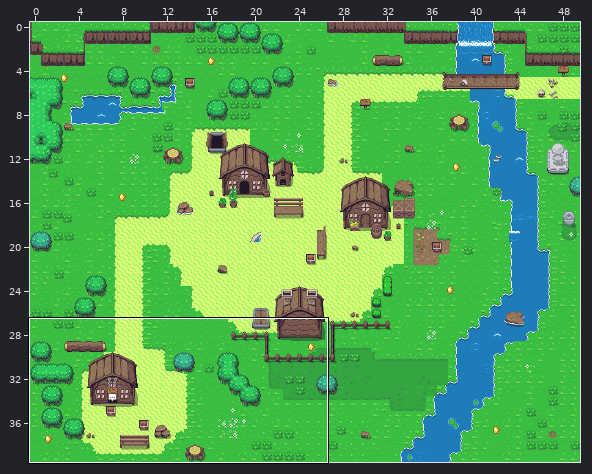
One commit to this Tiled map (JSON): assets/tilemap/level1.json. The first picture is a wide view before the edit; the outline marks the close-up.
Close-up. Before the commit:
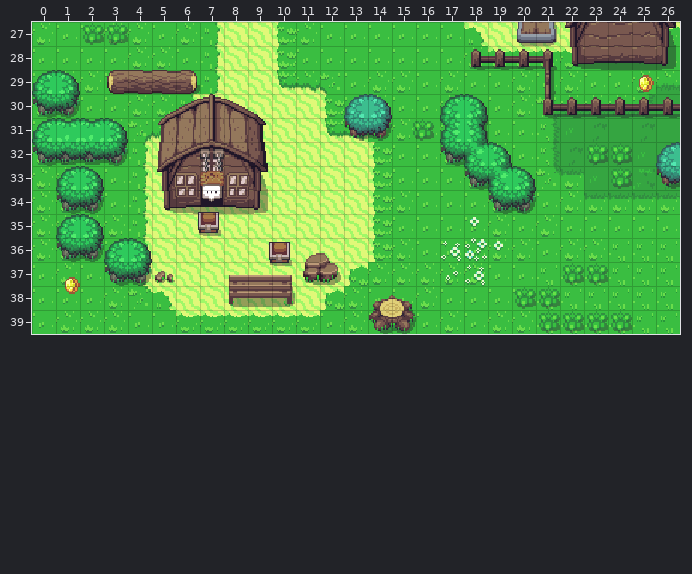
Cells are 16x16 px. Shown: x 0..26, y 27..39. The commit also changed other parts of the map, which this record leaves out.
The result:
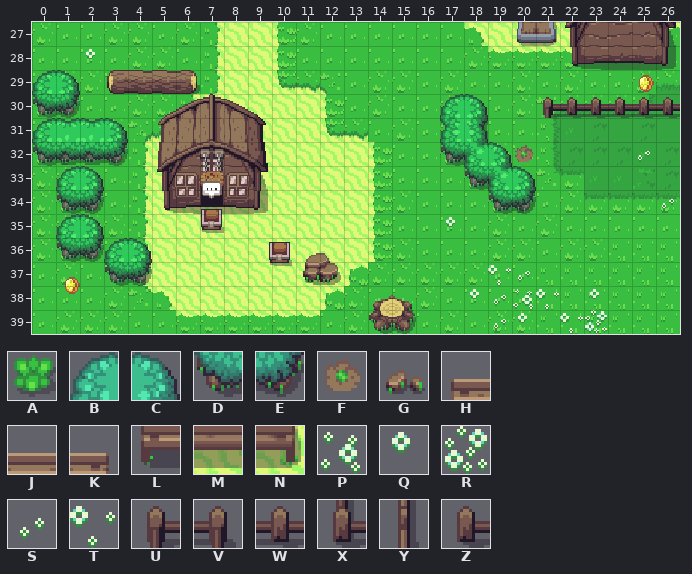
Key: from "objects": A 2, B 412, C 413, D 445, E 446; from "overworld": F 1, G 210, H 268, J 269, K 270, L 308, M 309, N 310, P 320, Q 321, R 443, S 482, T 483, U 682, V 683, W 684, X 722, Y 724, Z 760.
_ is an empty cell.
Objects are placed by their top-left corner, in cells (3,4 is the top-left corner of cell 3,4); size is 1x1 cell unless given.
Tiles of an added or newly shown layer are drawn over the layers below it.
See-through tiles are keyed as they look on the map.
Changes in this commit:
{"where": "layer \"deco\" (added)"}
{"y":28,"x":2,"old":"_","new":"Q"}
{"y":32,"x":20,"old":"_","new":"F"}
{"y":32,"x":25,"old":"_","new":"S"}
{"y":34,"x":26,"old":"_","new":"S"}
{"y":35,"x":17,"old":"_","new":"Q"}
{"y":37,"x":19,"old":"__","new":"TS"}
{"y":38,"x":18,"old":"____","new":"QSPT"}
{"y":38,"x":23,"old":"_","new":"Q"}
{"y":39,"x":19,"old":"__","new":"SQ"}
{"y":39,"x":22,"old":"__","new":"TR"}
{"where": "layer \"details\""}
{"y":30,"x":13,"old":"BC","new":"__"}
{"y":31,"x":13,"old":"DE","new":"__"}
{"y":32,"x":23,"old":"AA","new":"__"}
{"y":32,"x":26,"old":"B","new":"_"}
{"y":33,"x":24,"old":"A","new":"_"}
{"y":33,"x":26,"old":"D","new":"_"}
{"y":35,"x":18,"old":"Q","new":"_"}
{"y":36,"x":17,"old":"PRQ","new":"___"}
{"y":37,"x":5,"old":"G","new":"_"}
{"y":37,"x":17,"old":"SP","new":"__"}
{"where": "layer \"houses\""}
{"y":37,"x":8,"old":"HJK","new":"___"}
{"y":38,"x":8,"old":"LMN","new":"___"}
{"where": "layer \"details2\""}
{"y":27,"x":2,"old":"AA","new":"__"}
{"y":28,"x":18,"old":"ZWWV","new":"____"}
{"y":29,"x":21,"old":"Y","new":"_"}
{"y":30,"x":21,"old":"X","new":"U"}
{"y":37,"x":22,"old":"AA","new":"__"}
{"y":38,"x":20,"old":"AA","new":"__"}
{"y":39,"x":21,"old":"AAAA","new":"____"}
{"where": "layer \"objects\""}
{"was": "A at 15.8,31"}
